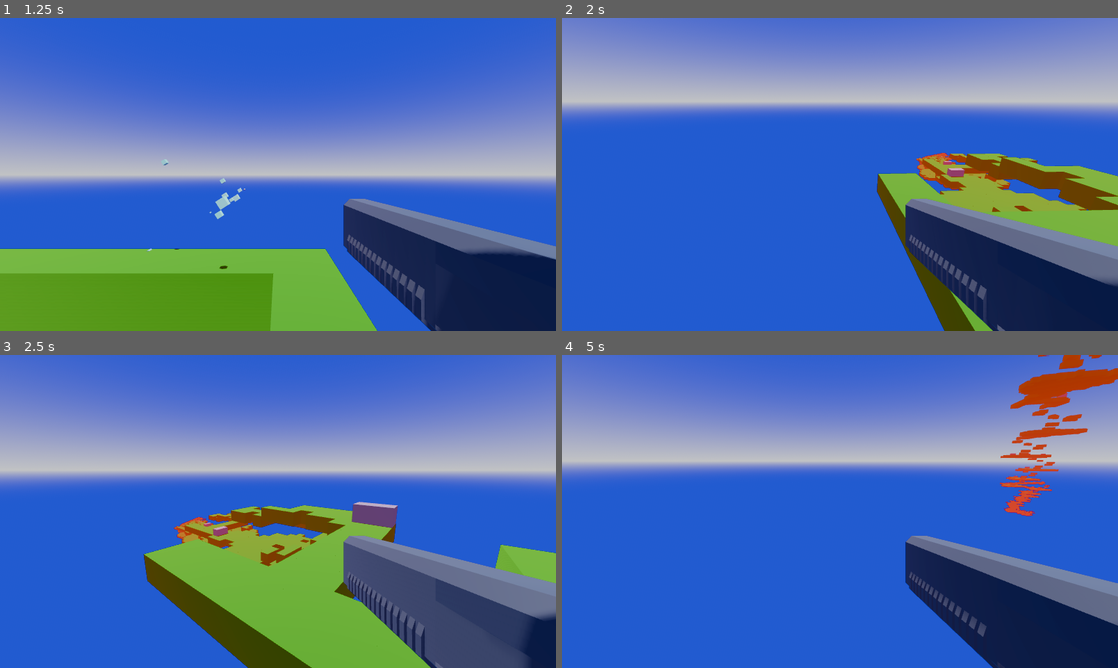
Above: before the commit, frames 1-4 (two rows, left to right).
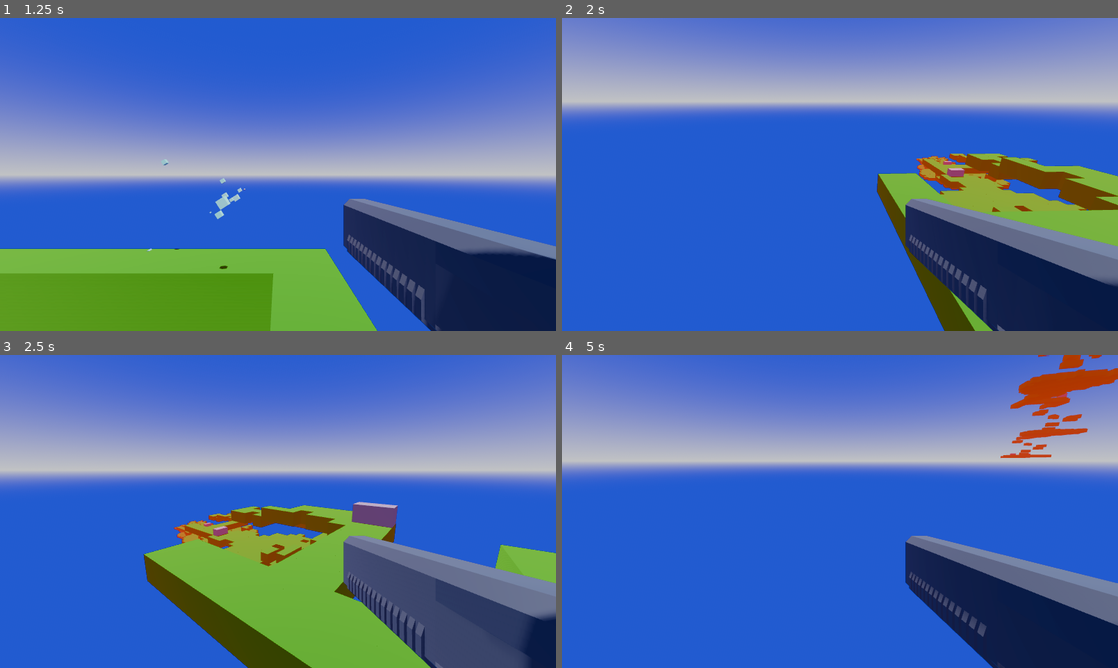
Above: after the commit, the same moments.

Repository: xxxxx-community/Cyber-3d-roguelike-godot-wild-jam-80
Game: Godot game, scene res://Scenes/game.tscn
Two runs of this game, one before a commit and one after it. Both use one fixed random seed, a clock stepped at 60 frames per second and the inputs below.
Inputs (mouse positions are in pixels of both pictures, inside the frame that each line leads up to):
- Up to frame 1 (1.25 s): tap Enter (ui_accept) at 0.5, 0.77 s; move the mouse to (400, 158) at 0.52 s; hold Right (ui_right) from 0.53 s (still down); click (400, 158) at 0.67 s
- Up to frame 2 (2 s): move the mouse to (812, 174) at 1.27 s; release Right (ui_right) at 1.28 s; hold Up (ui_up) from 1.28 s (still down); tap Enter (ui_accept) at 1.52 s
- Up to frame 3 (2.5 s): keep holding Up (ui_up); move the mouse to (289, 505) at 2.02 s
- Up to frame 4 (5 s): keep holding Up (ui_up); move the mouse to (834, 517) at 2.77 s; click (834, 517) at 2.92 s; tap Enter (ui_accept) at 3.02, 3.77, 4.52 s; move the mouse to (878, 514) at 3.52 s; move the mouse to (795, 508) at 4.27 s

Frame 1 is identical in both runs. In frame 2, less than 0.1% of the frame differs, in the area x 64-71%, y 42-47%; in frame 3, less than 0.1%; in frame 4, 0.7%, in the area x 78-90%, y 31-52%.

Commit message:
комменты

Diff:
--- a/Scenes/Rooms/spawn_rooms.gd
+++ b/Scenes/Rooms/spawn_rooms.gd
@@ -1,15 +1,23 @@
 extends Node3D
 
 
+# комнаты спавна
 const SPAWN_ROOMS        : Array[PackedScene] = [
 	preload("res://Scenes/Rooms/SpawnRooms/spawn_room_1.tscn")
 	]
+
+# обычные комнаты
 const INTERMEDIATE_ROOMS : Array[PackedScene] = [
 	preload("res://Scenes/Rooms/IntermediateRooms/intermediate_room_1.tscn"),
 	preload("res://Scenes/Rooms/IntermediateRooms/intermediate_room_2.tscn")
 	]
 
-var number_levels : int = 100
+# обычные комнаты
+const END_ROOMS : Array[PackedScene] = [
+	]
+
+# Количество комнат
+var number_levels : int = 10
 
 @onready var player : CharacterBody3D = get_tree().current_scene.get_node("Player")
 
